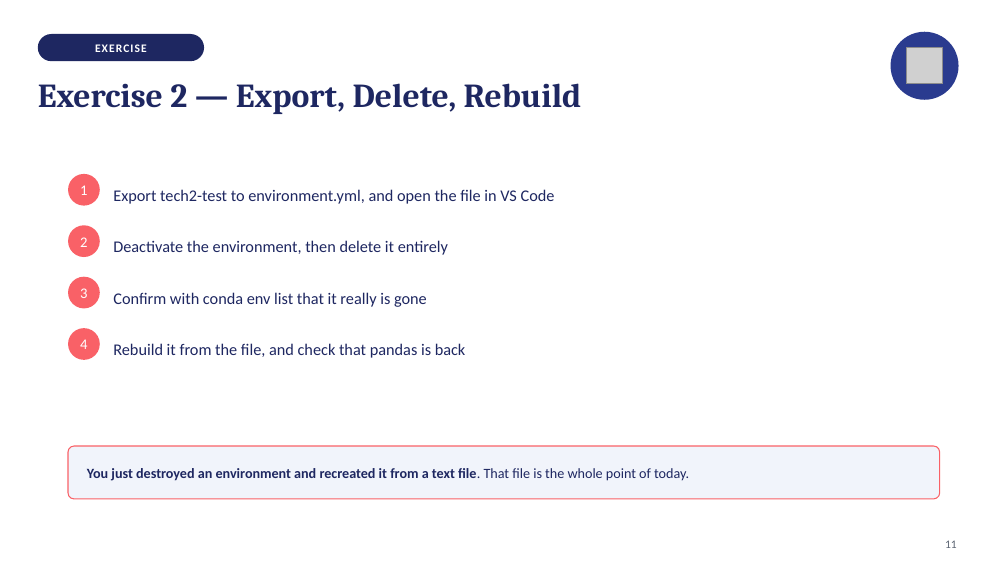
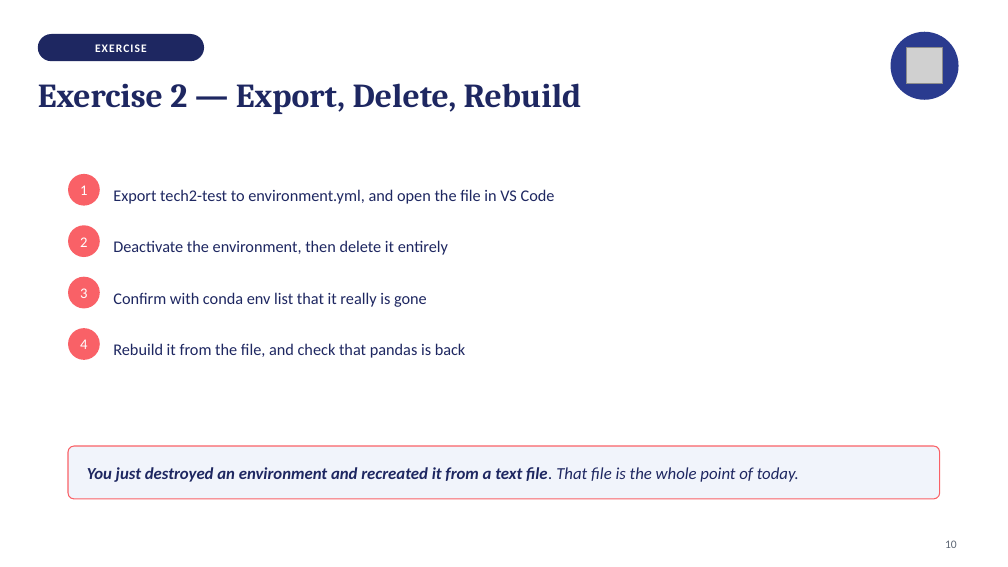
Before and after one commit to isabelhovdahl/TECH2, a slide deck: slide 10 of workshops/week06/conda_slides.pptx. Drawn at 1008x567 pixels with LibreOffice and Linux fonts; fonts in the diff are those of the drawing; grey boxes stand for pictures. Boxes give left, top, right and bottom in pixels: in the first picture for what was removed or moved away, otherwise in the second. Text is boxed around its words. In the diff, an @@ line names an element or a change of style, - is before the commit and + after.

```diff
--- a/workshops/week06/conda_slides.pptx
+++ b/workshops/week06/conda_slides.pptx
@@ text "You just destroyed an environment ..." at (87,467,799,482): size 13.5 to 16 pt, italic on @@
@@ text at (945,540,957,548): text changed @@
-11
+10
```
Also in this commit, not shown: 13 other slides changed, 4 other files.
